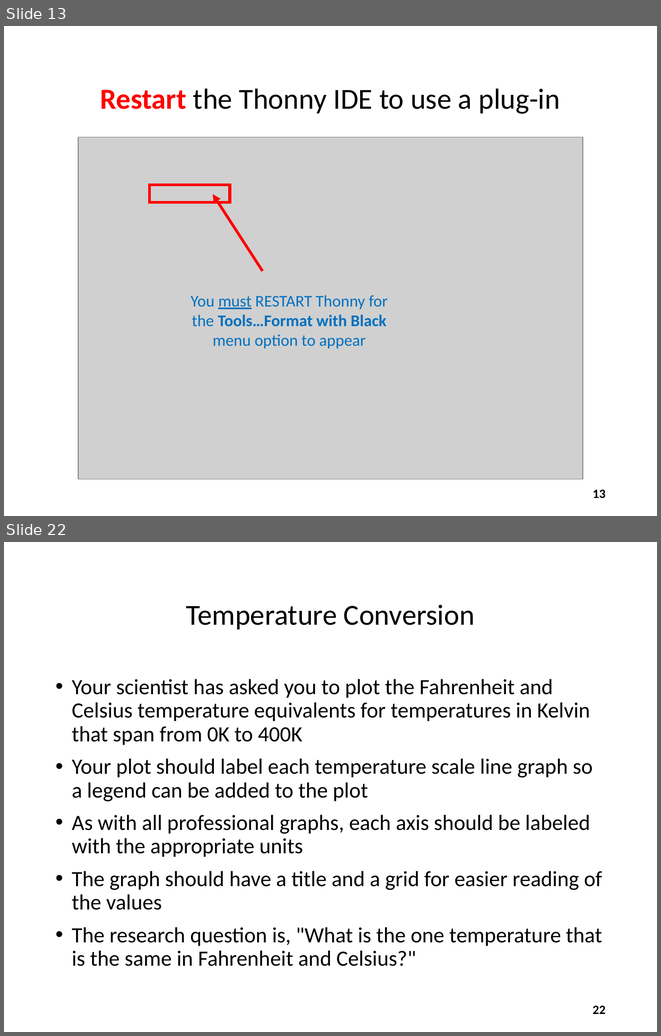
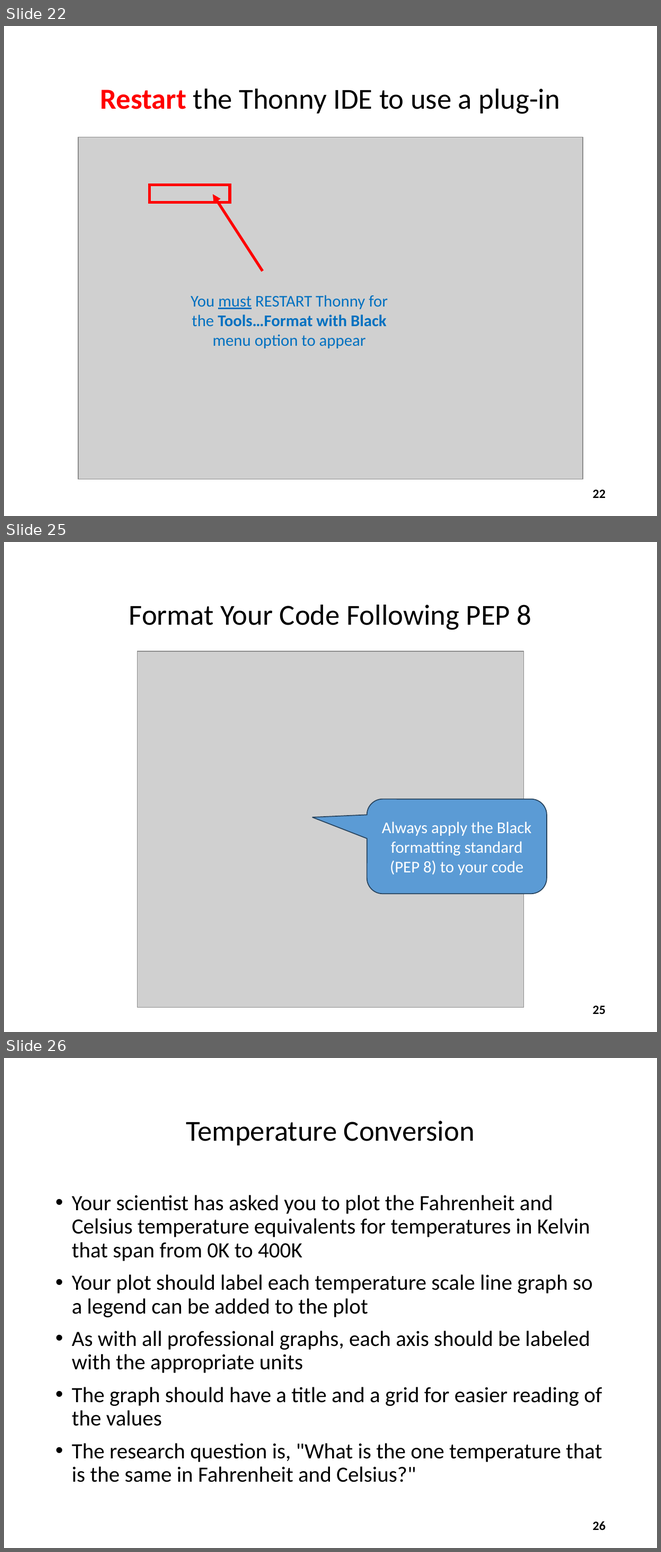
Before and after one commit to dbiersach/scicomp101, a slide deck: Session 03 - Making Line Graphs/Session 03 - Making Line Graphs.pptx. Shown one above the other, each under a label of ours: slides 13 and 22 before the commit, slides 22, 25 and 26 after it; the slides between them are not shown. The pictures are 661x1036 and 661x1552 pixels, drawn with LibreOffice and Linux fonts; fonts in the diff are those of the drawing; grey boxes stand for pictures. Boxes give left, top, right and bottom in pixels: in the first picture for what was removed or moved away, otherwise in the second. Text is boxed around its words. In the diff, an @@ line names an element or a change of style, - is before the commit and + after.

Commit message:
Demonstrate using Black formatter

```diff
--- a/Session 03 - Making Line Graphs/Session 03 - Making Line Graphs.pptx
+++ b/Session 03 - Making Line Graphs/Session 03 - Making Line Graphs.pptx
@@ slide 25 added at bbox=[4, 542, 657, 1032], background #FFFFFF @@
@@ title added at bbox=[129, 605, 531, 630], 32 pt, text #000000 @@
+Format Your Code Following PEP 8
@@ picture added at bbox=[137, 651, 524, 1007] @@
@@ rounded speech box added at bbox=[367, 799, 547, 893], fill #5B9BD5, outline #28445D 1 pt, 18 pt, text #FFFFFF @@
+Always apply the Black formatting standard (PEP 8) to your code
@@ page number added at bbox=[593, 1005, 606, 1014], 14 pt, text #000000, bold @@
+25
@@ what was slide 13 is now slide 22 @@
@@ page number at bbox=[593, 489, 606, 498]: text changed @@
-13
+22
@@ what was slide 22 is now slide 26 @@
@@ page number at bbox=[593, 1521, 606, 1530]: text changed @@
-22
+26
```
Also in this commit, not shown: 6 slides changed, 3 other slides added.
